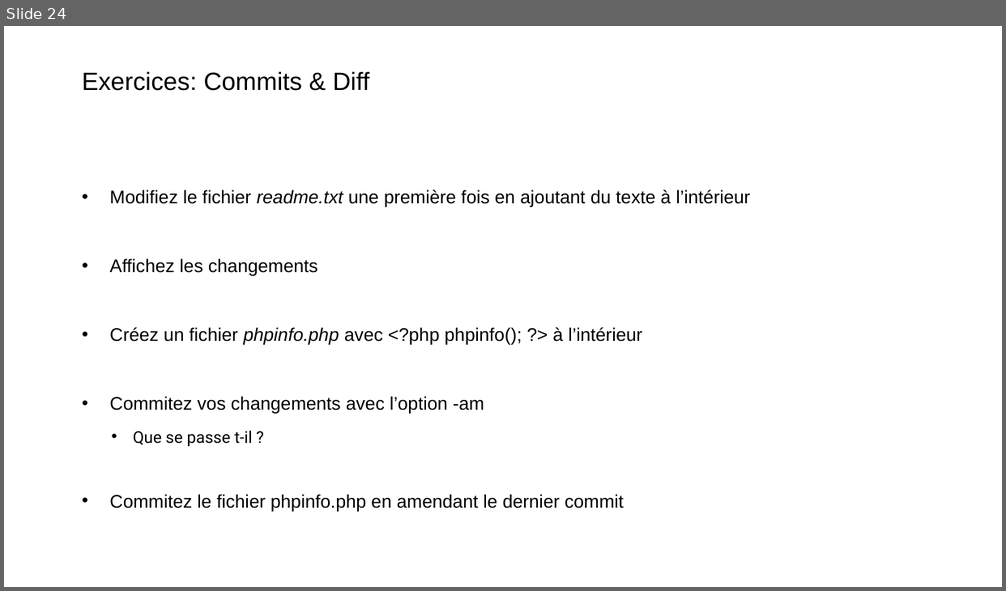
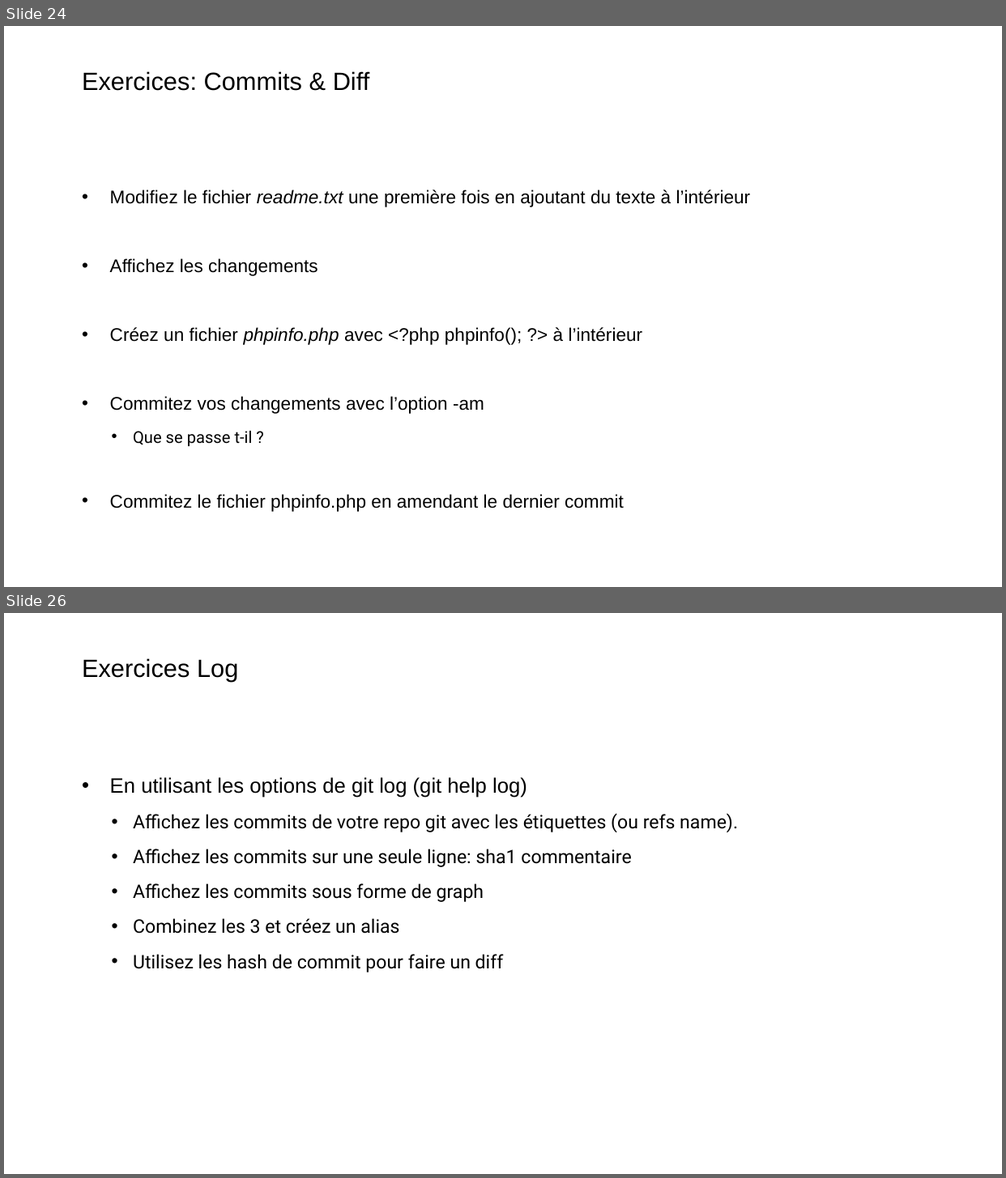
Before and after one commit to Xaviou1003/formation-git, a slide deck: Formation Git - basique.pptx. Shown one above the other, each under a label of ours: slide 24 before the commit, slides 24 and 26 after it; the slides between them are not shown. The pictures are 1006x591 and 1006x1178 pixels, drawn with LibreOffice and Linux fonts; fonts in the diff are those of the drawing; background and template pictures are left out. Boxes give left, top, right and bottom in pixels: in the first picture for what was removed or moved away, otherwise in the second. Text is boxed around its words. In the diff, an @@ line names an element or a change of style, - is before the commit and + after.

```diff
--- a/Formation Git - basique.pptx
+++ b/Formation Git - basique.pptx
@@ slide 26 added at (4, 613, 1002, 1174), background picture (left out) @@
@@ title added at (82, 658, 238, 681), 24 pt, text #000000 @@
+Exercices Log
@@ text added at (110, 777, 738, 973), 18 pt, text #000000 @@
+• En utilisant les options de git log (git help log)
+  • Affichez les commits de votre repo git avec les étiquettes (ou refs name).
+  • Affichez les commits sur une seule ligne: sha1 commentaire
+  • Affichez les commits sous forme de graph
+  • Combinez les 3 et créez un alias
+  • Utilisez les hash de commit pour faire un diff
```
Also in this commit, not shown: 2 slides changed, 21 other slides added, 3 other files.
